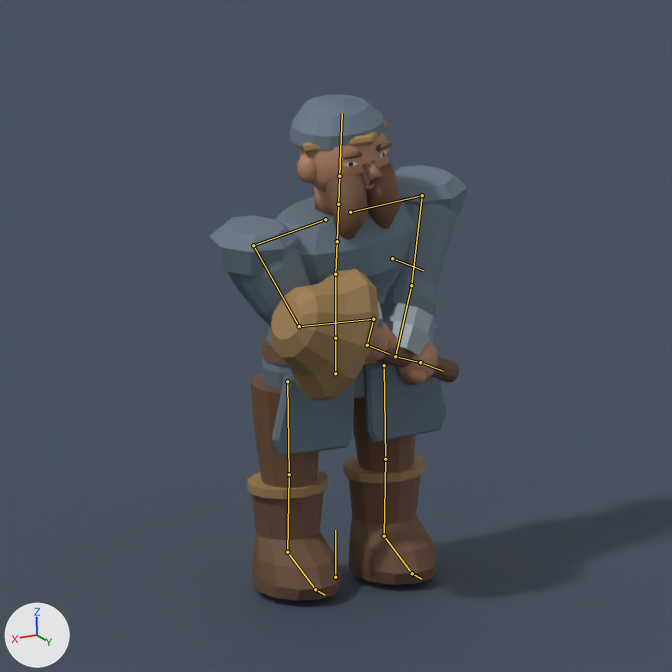
The Blender file art-source/heroes/wc_u_dwarf_guardian/wc_u_dwarf_guardian.blend, before and after one commit.
Rendered twice from the file's camera 'WC_Portrait'. The lights are fixed; the arrows at lower left show +X, +Y and +Z. The first picture is the older version. Both versions are drawn at frame 25 of the action 'AN_wc_u_dwarf_guardian_Active'; the numbers are the values there. The bones that change, and the others that lie on the model, are drawn over the model as lines.

Objects in the first picture: 'PRESENTATION_Ground', 'SK_wc_u_dwarf_guardian'.
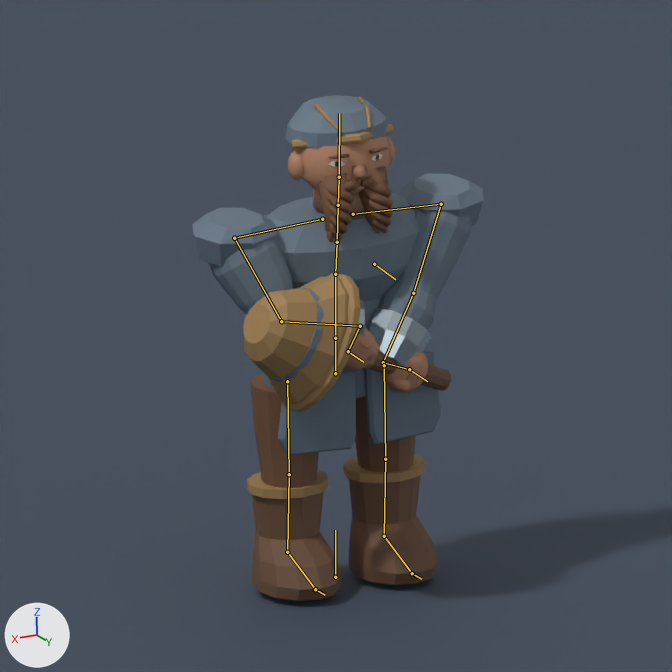
Boxes (x1, y1, x2, y2) around the edits, measured in the pictures (672 x 672 px):
'SK_wc_u_dwarf_guardian', posed (13% wider)
    before: (209, 94, 467, 601)
    after: (192, 95, 484, 601)
bone 'spine_02', root to tip
    before: (335, 274) to (337, 241)
    after: (335, 274) to (337, 242)
bone 'head', root to tip
    before: (339, 176) to (342, 113)
    after: (339, 177) to (339, 113)
bone 'upperarm_l', root to tip
    before: (253, 245) to (299, 326)
    after: (234, 238) to (281, 321)
bone 'lowerarm_l', root to tip
    before: (299, 326) to (373, 319)
    after: (281, 321) to (360, 326)
bone 'hand_l', root to tip
    before: (373, 319) to (367, 345)
    after: (360, 326) to (348, 351)
bone 'upperarm_r', root to tip
    before: (422, 195) to (411, 285)
    after: (441, 204) to (413, 293)
bone 'lowerarm_r', root to tip
    before: (411, 285) to (395, 356)
    after: (413, 293) to (383, 362)
bone 'hand_r', root to tip
    before: (395, 356) to (420, 362)
    after: (383, 362) to (409, 369)

What changed in the scene script:
```text
Change bone_spine_02:
    where bone_spine_02 = bpy.data.objects['Armature'].pose.bones['spine_02']  # child of 'spine_01'
    bone_spine_02.rotation_euler: (0.0524, 0.279, 0.0) -> (0.0698, 0.0, 0.0)  # degrees (3, 16, 0) -> degrees (4, 0, 0)
Change bone_head:
    where bone_head = bpy.data.objects['Armature'].pose.bones['head']  # child of 'neck'
    bone_head.rotation_euler: (0.0, 0.0, 0.0) -> (-0.0524, 0.0, 0.0)  # degrees (0, 0, 0) -> degrees (-3, 0, 0)
Change bone_upperarm_l:
    where bone_upperarm_l = bpy.data.objects['Armature'].pose.bones['upperarm_l']  # child of 'clavicle_l'
    bone_upperarm_l.rotation_euler: (0.384, 0.262, 0.89) -> (0.471, 0.0, 0.803)  # degrees (22, 15, 51) -> degrees (27, 0, 46)
Change bone_lowerarm_l:
    where bone_lowerarm_l = bpy.data.objects['Armature'].pose.bones['lowerarm_l']  # child of 'upperarm_l'
    bone_lowerarm_l.rotation_euler: (-0.0524, 0.314, 0.977) -> (0.0349, 0.471, 0.89)  # degrees (-3, 18, 56) -> degrees (2, 27, 51)
Change bone_hand_l:
    where bone_hand_l = bpy.data.objects['Armature'].pose.bones['hand_l']  # child of 'lowerarm_l'
    bone_hand_l.rotation_euler: (0.768, -0.401, -2.601) -> (0.663, -0.419, -2.478)  # degrees (44, -23, -149) -> degrees (38, -24, -142)
Change bone_upperarm_r:
    where bone_upperarm_r = bpy.data.objects['Armature'].pose.bones['upperarm_r']  # child of 'clavicle_r'
    bone_upperarm_r.rotation_euler: (0.401, 0.244, -0.89) -> (0.367, 0.0, -0.977)  # degrees (23, 14, -51) -> degrees (21, 0, -56)
Change bone_lowerarm_r:
    where bone_lowerarm_r = bpy.data.objects['Armature'].pose.bones['lowerarm_r']  # child of 'upperarm_r'
    bone_lowerarm_r.rotation_euler: (-0.105, -0.0698, -0.0175) -> (-0.122, -0.0349, -0.0175)  # degrees (-6, -4, -1) -> degrees (-7, -2, -1)
Change bone_hand_r:
    where bone_hand_r = bpy.data.objects['Armature'].pose.bones['hand_r']  # child of 'lowerarm_r'
    bone_hand_r.rotation_euler: (0.349, 0.593, 2.147) -> (0.471, 0.506, 2.234)  # degrees (20, 34, 123) -> degrees (27, 29, 128)
```
